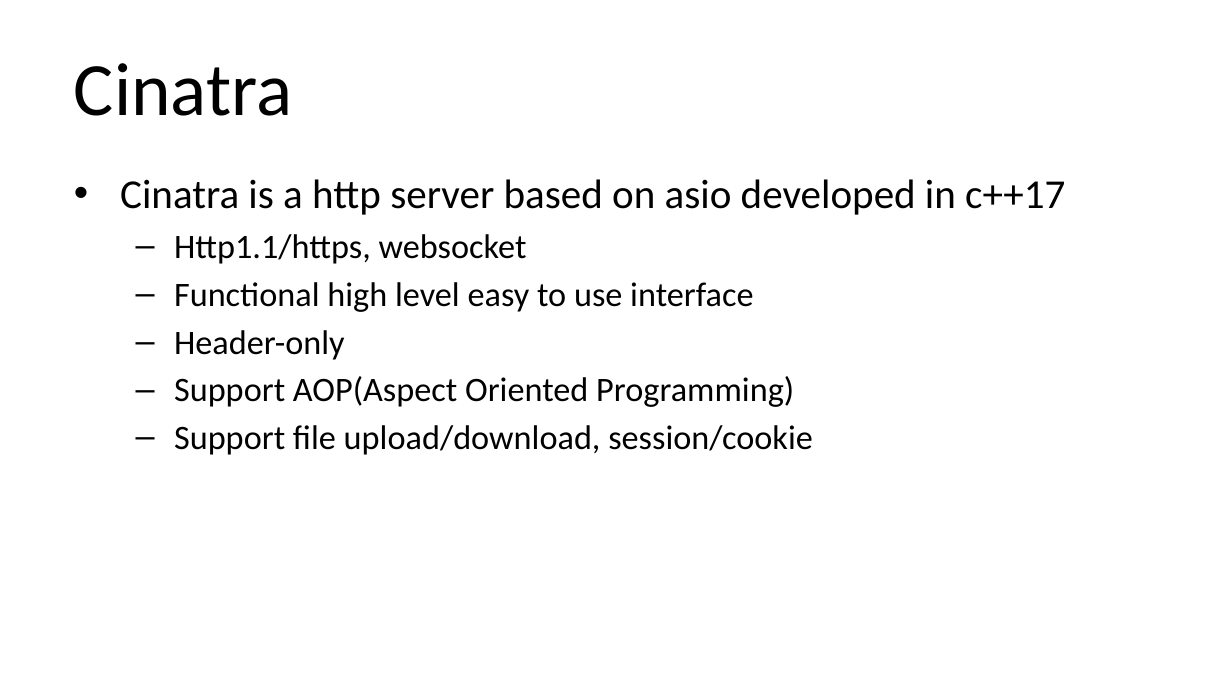
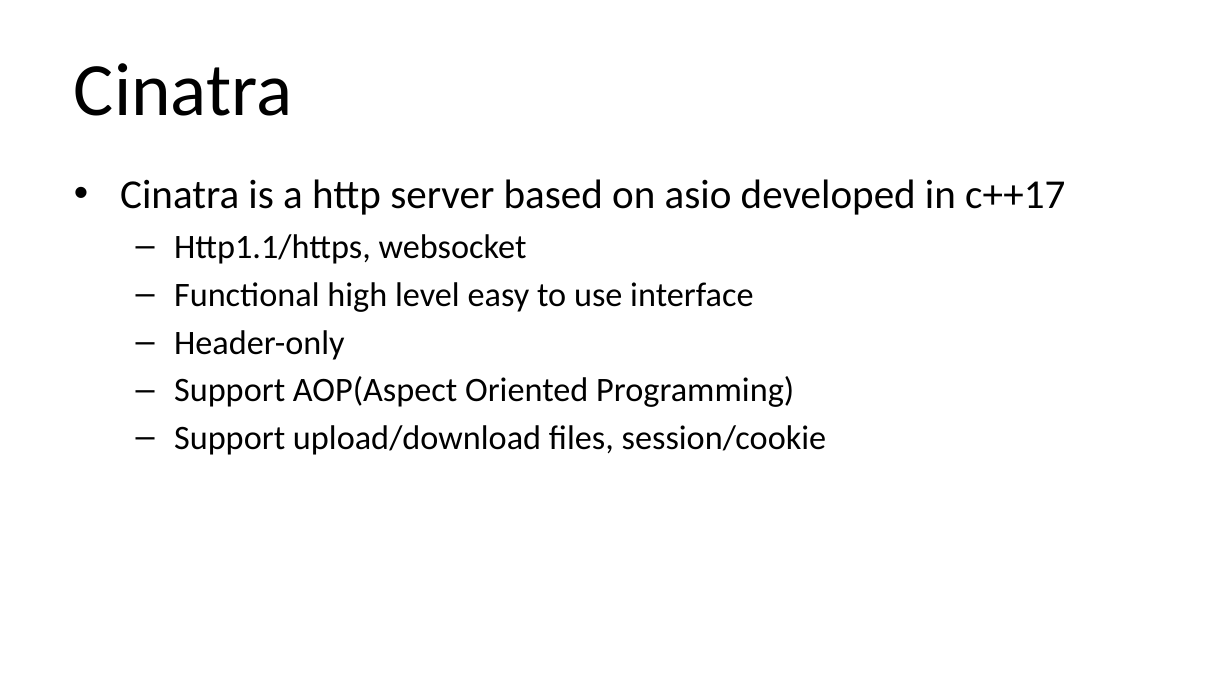
Before and after one commit to qicosmos/cppcon2018, a slide deck: slide 23 of cppcon2018.pptx. Drawn at 1232x693 pixels with LibreOffice and Linux fonts; fonts in the diff are those of the drawing. Boxes give left, top, right and bottom in pixels: in the first picture for what was removed or moved away, otherwise in the second. Text is boxed around its words. In the diff, an @@ line names an element or a change of style, - is before the commit and + after.

```diff
--- a/cppcon2018.pptx
+++ b/cppcon2018.pptx
@@ text at [174,425,827,455]: text changed @@
-  – Support file upload/download, session/cookie
+  – Support upload/download files, session/cookie
```
Also in this commit, not shown: 8 other slides changed, 1 slide added, 1 slide removed.
